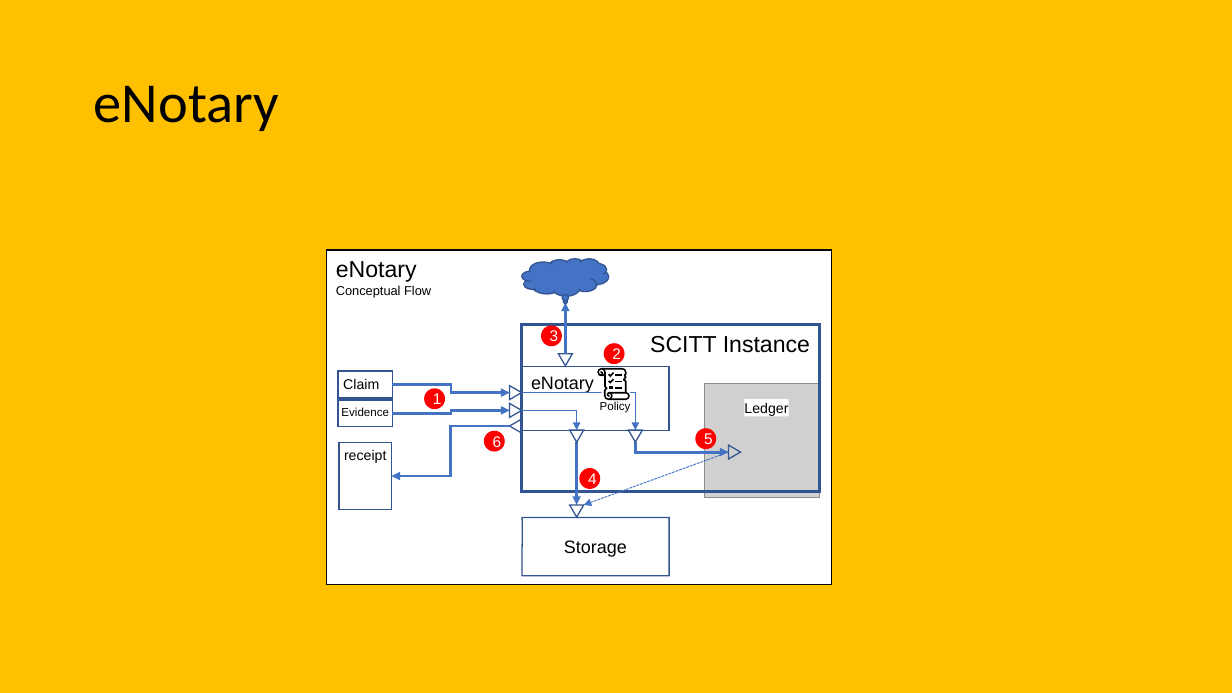
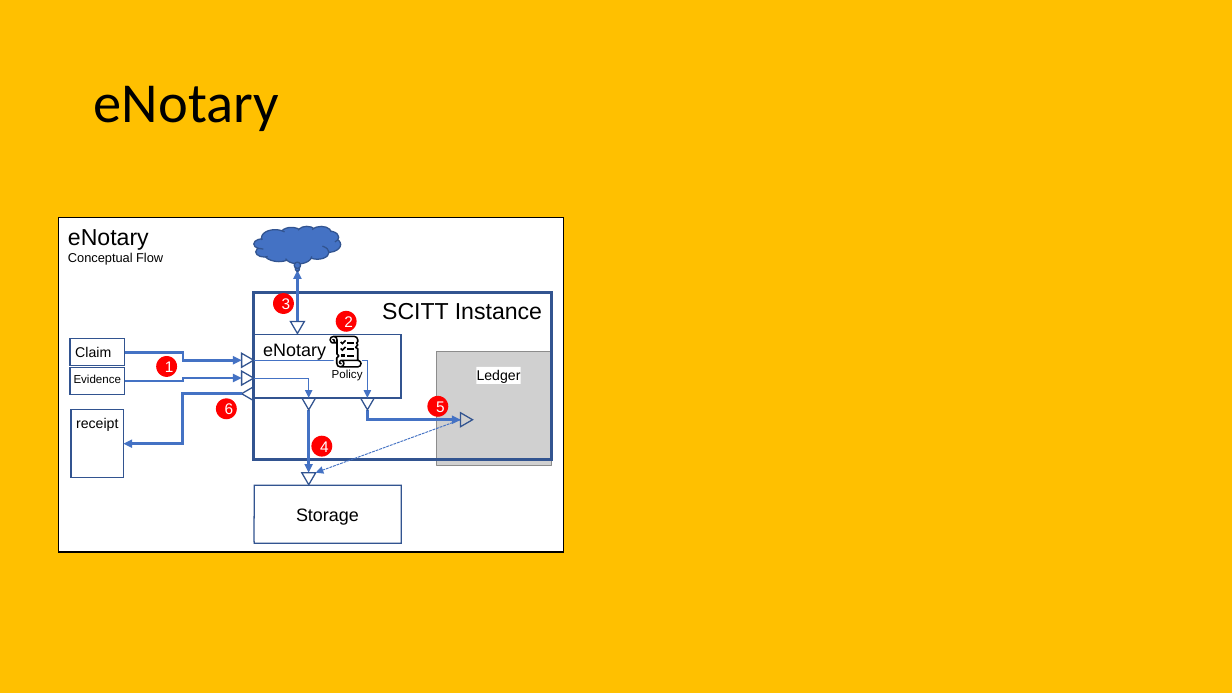
Before and after one commit to ietf-scitt/presentations, a slide deck: slide 12 of assets/scitt-assets.pptx. Drawn at 1232x693 pixels with LibreOffice and Linux fonts; fonts in the diff are those of the drawing; grey boxes stand for pictures; background and template pictures are left out. Boxes give left, top, right and bottom in pixels: in the first picture for what was removed or moved away, otherwise in the second. Text is boxed around its words. In the diff, an @@ line names an element or a change of style, - is before the commit and + after.

```diff
--- a/assets/scitt-assets.pptx
+++ b/assets/scitt-assets.pptx
@@ 6 rectangles, 5 elbow arrows, 5 freeform shapes, 4 ellipses, 4 triangles, 1 text, 1 arrow moved together from (x1=327, y1=250, x2=833, y2=585) to (x1=59, y1=218, x2=565, y2=553) @@
@@ 4 triangles, 3 freeform shapes, 3 elbow arrows, 2 rectangles, 2 ellipses, 1 picture, 1 thought cloud moved together from (x1=338, y1=259, x2=820, y2=576) to (x1=70, y1=226, x2=552, y2=543) @@
```
Also in this commit, not shown: 4 other slides changed, 1 slide added.
